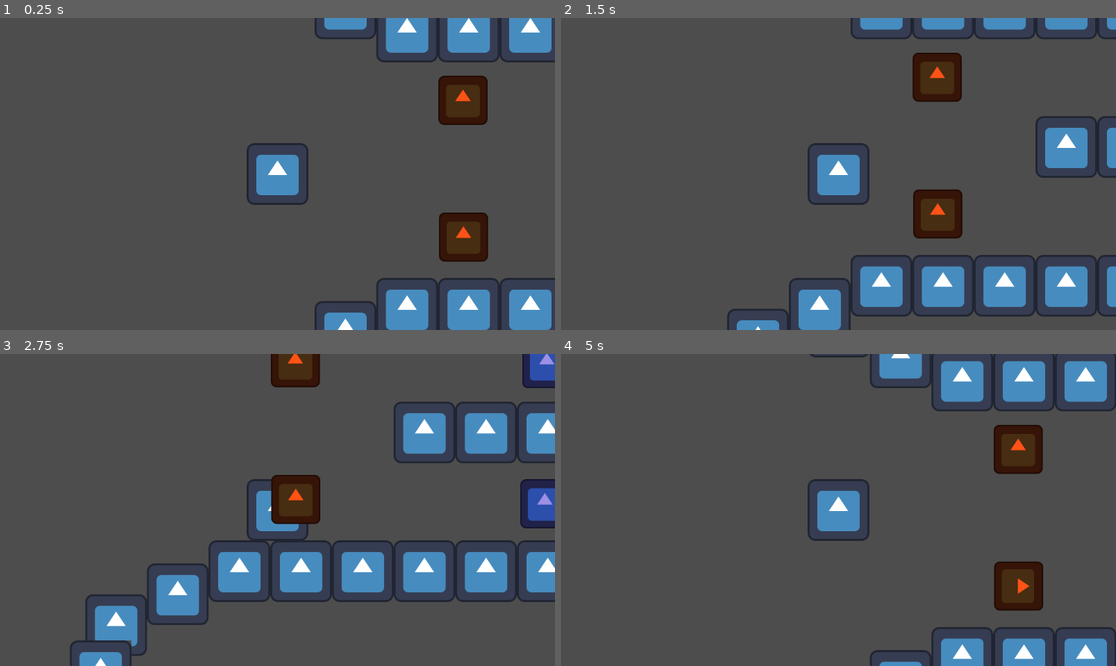
Above: before the commit, frames 1-4 (two rows, left to right).
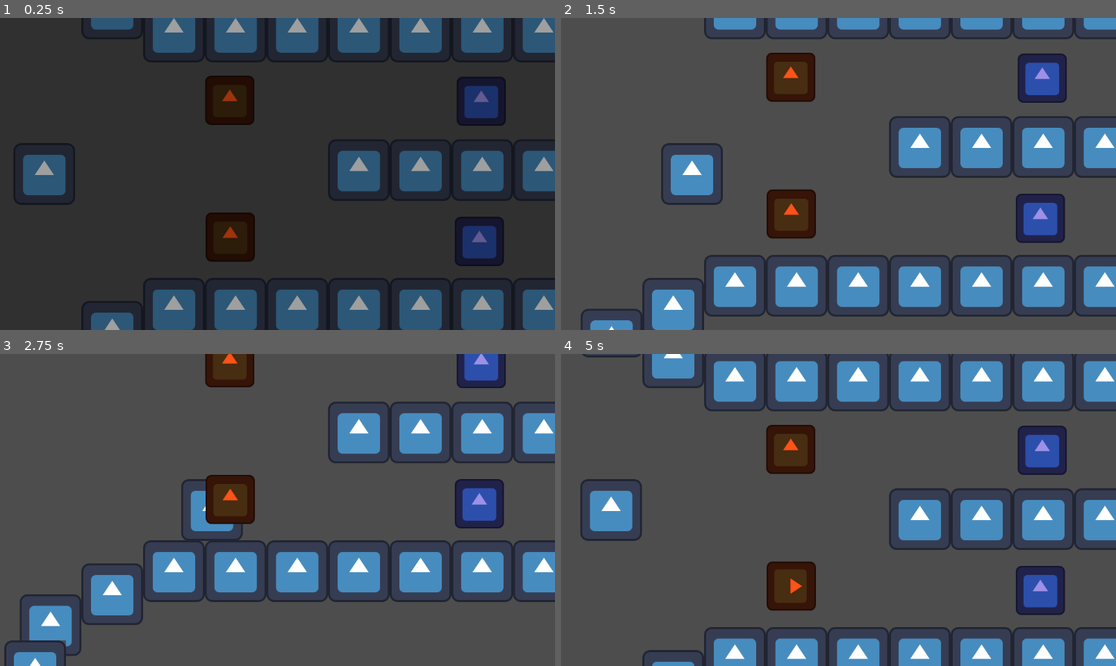
Above: after the commit, the same moments.

Repository: haileytrinh/LDC4
Game: Godot game, scene res://area1.tscn
Same seed, same stepped clock (60 frames per second), same inputs: the game is played once before the commit and once after it. Before the commit the project starts from res://level.tscn. The engine's default icon, where the game draws it, is replaced by a stand-in: a white triangle on a blue panel in a dark square.
Inputs:
- Up to frame 1 (0.25 s): no input
- Up to frame 2 (1.5 s): hold D (move_right) 0.53-1.28 s; hold E (interact) 0.53-1.28 s; hold S (move_down) from 1.28 s (still down); tap E (interact) at 1.35 s
- Up to frame 3 (2.75 s): release S (move_down) at 2.03 s; hold D (move_right) from 2.03 s (still down); hold E (interact) from 2.03 s (still down)
- Up to frame 4 (5 s): release D (move_right) at 2.78 s; release E (interact) at 2.78 s; hold W (move_up) 2.78-3.53 s; tap E (interact) at 2.85, 4.35 s; hold E (interact) 3.53-4.28 s; hold A (move_left) from 3.53 s (still down)

The runs differ from the first frame. In frame 1, 99% of the frame differs, in the area x 0-100%, y 0-100%; in frame 2, 28%; in frame 3, 21%; in frame 4, 29%.

Commit message:
Scene transition, camera bounds, & standing hunters..
- The end of one area transitions the player to the next area.
- Camera still follows the player, but it does not go past the current area's bounds.
- Standing (non-patrolling) hunters face a specified direction & reorient after investigating.

Diff:
--- a/ldc-4/level.tscn
+++ b/ldc-4/area1.tscn
@@ -1,11 +1,11 @@
-[gd_scene format=4 uid="uid://qa6kub78ui5r"]
+[gd_scene format=4 uid="uid://fxjfpsa53atf"]
 
 [ext_resource type="Script" uid="uid://dxt7584741gn5" path="res://level.gd" id="1_f2txt"]
 [ext_resource type="PackedScene" uid="uid://ewbfhdt67jxg" path="res://wolf.tscn" id="2_1ainy"]
 [ext_resource type="PackedScene" uid="uid://db0f81afgcotr" path="res://hunter.tscn" id="3_n6hdu"]
 [ext_resource type="Texture2D" uid="uid://brwr2bvfp5lh2" path="res://icon.svg" id="4_km5ld"]
-[ext_resource type="PackedScene" uid="uid://rqohbj4175u8" path="res://checkpoint.tscn" id="6_1ainy"]
 [ext_resource type="PackedScene" uid="uid://cxt18hho3fj1r" path="res://bear_trap.tscn" id="6_i2t4f"]
+[ext_resource type="PackedScene" uid="uid://de267dr0jnvgi" path="res://level_exit.tscn" id="6_pi6wq"]
 [ext_resource type="PackedScene" uid="uid://3n88h5h2upgn" path="res://lantern.tscn" id="8_2orkt"]
 
 [sub_resource type="NavigationPolygon" id="NavigationPolygon_i2t4f"]
@@ -154,12 +154,14 @@
 script = ExtResource("1_f2txt")
 wolf = NodePath("Wolf")
 fade = NodePath("Transition Screen/ColorRect")
+next_level = "uid://l5pq1mgf3yv4"
 
 [node name="Wolf" parent="." unique_id=528376113 instance=ExtResource("2_1ainy")]
 position = Vector2(-780, 8)
 
 [node name="Hunter" parent="." unique_id=243705381 instance=ExtResource("3_n6hdu")]
 position = Vector2(878, 2)
+start_direction = 180.0
 
 [node name="Bear Trap (live)" parent="." unique_id=217941650 instance=ExtResource("6_i2t4f")]
 position = Vector2(127.000015, -143)
@@ -168,21 +170,20 @@
 position = Vector2(123.000015, 147.99997)
 monitoring = false
 
-[node name="Lantern 1" parent="." unique_id=419049589 node_paths=PackedStringArray("fire") instance=ExtResource("8_2orkt")]
+[node name="Lantern 1" parent="." unique_id=419049589 instance=ExtResource("8_2orkt")]
 position = Vector2(-394.99988, -145)
-fire = NodePath("")
-
-[node name="Lantern 2" parent="." unique_id=812628033 node_paths=PackedStringArray("fire") instance=ExtResource("8_2orkt")]
+
+[node name="Lantern 2" parent="." unique_id=812628033 instance=ExtResource("8_2orkt")]
 position = Vector2(-394, 139)
-fire = NodePath("")
-
-[node name="Checkpoint" parent="." unique_id=627322820 instance=ExtResource("6_1ainy")]
-position = Vector2(1064, -1)
-collision_mask = 4
+
+[node name="Level Exit" parent="." unique_id=154667326 instance=ExtResource("6_pi6wq")]
+position = Vector2(1020, -1)
+scale = Vector2(8, 8)
 
 [node name="NavigationRegion2D" type="NavigationRegion2D" parent="." unique_id=1770796444]
 position = Vector2(1, 0)
 navigation_polygon = SubResource("NavigationPolygon_i2t4f")
+metadata/_edit_lock_ = true
 
 [node name="Walls" type="TileMapLayer" parent="NavigationRegion2D" unique_id=473660754]
 tile_map_data = PackedByteArray("AAD8//z/AAAAAAAAAAD8//3/AAAAAAEAAAD8//7/AAAAAAIAAAD8////AAAAAAMAAAD8/wAAAAAAAAQAAAD8/w …(39472 unchanged characters)…
@@ -197,13 +198,3 @@
 offset_right = 40.0
 offset_bottom = 40.0
 color = Color(0, 0, 0, 1)
-
-[node name="Route1" type="Node2D" parent="." unique_id=2053404757]
-visible = false
-position = Vector2(-592, 5)
-
-[node name="Marker2D" type="Marker2D" parent="Route1" unique_id=797594590]
-position = Vector2(-110, -126)
-
-[node name="Marker2D2" type="Marker2D" parent="Route1" unique_id=573315460]
-position = Vector2(138, 117)
--- /dev/null
+++ b/ldc-4/area2.tscn
@@ -0,0 +1,3 @@
+[gd_scene format=3 uid="uid://l5pq1mgf3yv4"]
+
+[node name="Level" type="Node2D" unique_id=1594866879]
--- a/ldc-4/hunter.gd
+++ b/ldc-4/hunter.gd
@@ -14,6 +14,11 @@
 @export var pause_time := 4.0
 ## false = loop around the points, true = walk to the end and back again
 @export var ping_pong := true
+## Direction he faces at the start, and when he returns to his post.
+## 0 = right, 90 = down, 180 = left, -90 = up
+@export_range(-180, 180, 1, "degrees") var start_direction := 0.0
+## A hunter with one post stays facing start_direction instead of looking around
+@export var guard_looks_around := false
 
 @export_group("Senses")
 @export var vision_range := 320.0
@@ -38,6 +43,7 @@
 
 var state := State.PATROL
 var facing := Vector2.RIGHT
+var is_guard := false
 
 var waypoints: Array[Vector2] = []
 var wp_index := 0
@@ -65,6 +71,7 @@
 func _ready() -> void:
 	add_to_group("hunters")
 	add_to_group("resettable")
+	facing = Vector2.from_angle(deg_to_rad(start_direction))
 	start_facing = facing
 	wolf = get_tree().get_first_node_in_group("wolf")
 	spawn_pos = global_position
@@ -72,6 +79,7 @@
 		for c in waypoint_parent.get_children():
 			if c is Node2D:
 				waypoints.append(c.global_position)
+	is_guard = waypoints.size() < 2
 	if waypoints.is_empty():
 		waypoints.append(global_position)
 
@@ -109,6 +117,10 @@
 
 func _patrol(delta: float) -> void:
 	if _check_for_wolf(delta):
+		return
+	if is_guard and not guard_looks_around:
+		velocity = Vector2.ZERO
+		_turn_toward(start_facing, delta)
 		return
 
 	if wait_left > 0.0:
@@ -205,6 +217,9 @@
 
 
 # helpers ----------------------------------------------------------------
+
+func _turn_toward(dir: Vector2, delta: float) -> void:
+	facing = Vector2.from_angle(lerp_angle(facing.angle(), dir.angle(), 6.0 * delta))
 
 ## Walks toward a point, going around walls. Returns true once there.
 func _move_to(target: Vector2, speed: float) -> bool:
--- a/ldc-4/level.gd
+++ b/ldc-4/level.gd
@@ -6,15 +6,27 @@
 ## Drag a full-screen black ColorRect (inside a CanvasLayer) here
 @export var fade: ColorRect
 @export var fade_time := 0.4
+## Camera won't scroll past this rectangle (x, y, width, height in world pixels)
+@export var camera_bounds := Rect2(-872, -690, 1860, 1373)
 
 var checkpoint_pos := Vector2.ZERO
 var respawning := false
 
+## Which scene to load when the wolf reaches the exit
+@export_file("*.tscn") var next_level: String
+var finished := false
 
 func _ready() -> void:
+	var cam: Camera2D = wolf.get_node("Camera2D")
+	cam.limit_left = int(camera_bounds.position.x)
+	cam.limit_top = int(camera_bounds.position.y)
+	cam.limit_right = int(camera_bounds.end.x)
+	cam.limit_bottom = int(camera_bounds.end.y)
+
 	add_to_group("level")
 	checkpoint_pos = wolf.global_position  # the start of the level is the first checkpoint
-	fade.color.a = 0.0
+	fade.color.a = 1.0
+	create_tween().tween_property(fade, "color:a", 0.0, fade_time)
 	fade.set_anchors_and_offsets_preset(Control.PRESET_FULL_RECT)
 	fade.mouse_filter = Control.MOUSE_FILTER_IGNORE
 	for h in get_tree().get_nodes_in_group("hunters"):
@@ -47,3 +59,16 @@
 
 	wolf.frozen = false
 	respawning = false
+
+func finish_level() -> void:
+	if finished or respawning:
+		return
+	finished = true
+	wolf.frozen = true
+	var t = create_tween()
+	t.tween_property(fade, "color:a", 1.0, fade_time)
+	await t.finished
+	if next_level.is_empty():
+		push_warning("No next_level set on this level")
+		return
+	get_tree().change_scene_to_file(next_level)
--- /dev/null
+++ b/ldc-4/level_exit.gd
@@ -0,0 +1,10 @@
+extends Area2D
+
+
+func _ready() -> void:
+	body_entered.connect(_on_body_entered)
+
+
+func _on_body_entered(body: Node) -> void:
+	if body.is_in_group("wolf"):
+		get_tree().call_group("level", "finish_level")
--- /dev/null
+++ b/ldc-4/level_exit.tscn
@@ -0,0 +1,12 @@
+[gd_scene format=3 uid="uid://de267dr0jnvgi"]
+
+[ext_resource type="Script" uid="uid://b2vqv34lgeijy" path="res://level_exit.gd" id="1_0mfe3"]
+
+[sub_resource type="RectangleShape2D" id="RectangleShape2D_whe5f"]
+
+[node name="Level Exit" type="Area2D" unique_id=154667326]
+collision_mask = 4
+script = ExtResource("1_0mfe3")
+
+[node name="CollisionShape2D" type="CollisionShape2D" parent="." unique_id=145556416]
+shape = SubResource("RectangleShape2D_whe5f")
--- a/ldc-4/project.godot
+++ b/ldc-4/project.godot
@@ -11,7 +11,7 @@
 [application]
 
 config/name="LDC4"
-run/main_scene="uid://qa6kub78ui5r"
+run/main_scene="uid://fxjfpsa53atf"
 config/features=PackedStringArray("4.6", "Forward Plus")
 config/icon="res://icon.svg"
 
Not shown, added: ldc-4/level_exit.gd.uid
Not shown, added: process/videos/week3nov20_standinghunter_areatransition.mp4
